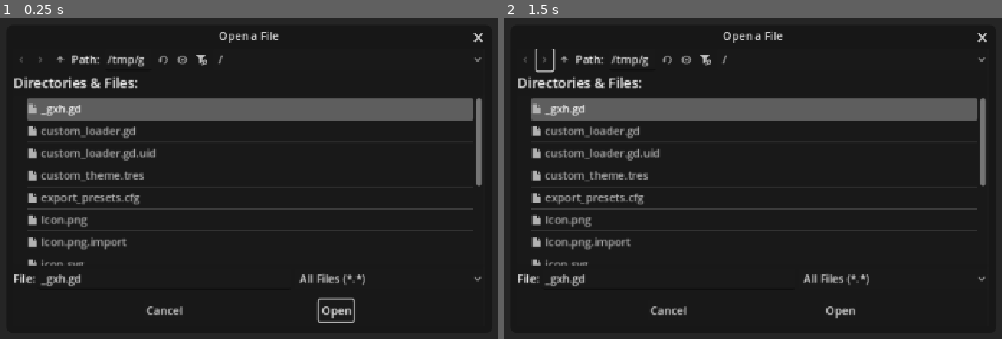
Above: before the commit, frames 1-2 (left to right).
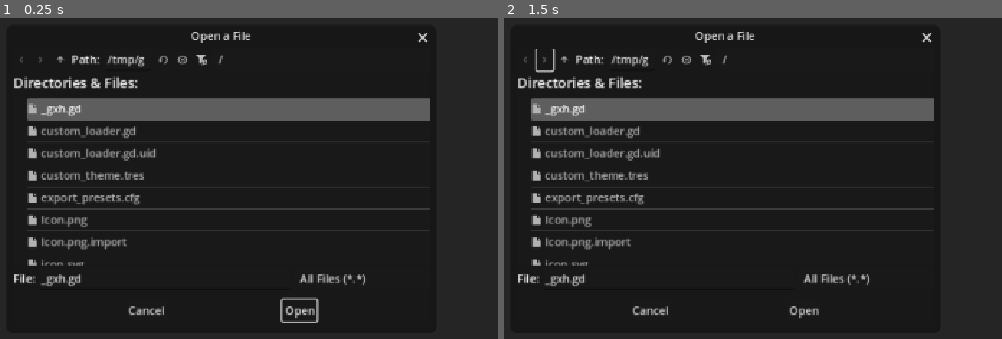
Above: after the commit, the same moments.

Repository: JulienToumieh/vizr
Game: Godot game, scene res://main.tscn
Two runs of this game, one before a commit and one after it. Both use one fixed random seed, a clock stepped at 60 frames per second and the inputs below.
Inputs (mouse positions are in pixels of both pictures, inside the frame that each line leads up to):
- Up to frame 1 (0.25 s): no input
- Up to frame 2 (1.5 s): click (543, 59) at 0.5 s; click (543, 59) at 1.25 s

The runs differ from the first frame. In frame 1, 2.1% of the frame differs, in the area x 25-97%, y 4-96%; in frame 2, 1.8%.

Commit message:
Crash Bug Fix: Selecting a Non-Image File Still Detects The Other Image Files in the Directory

Diff:
--- a/main.gd
+++ b/main.gd
@@ -116,7 +116,7 @@
 				temp_file = FileAccess.create_temp(FileAccess.WRITE, "temp_img", ".jpg", true)
 			else:
 				print("Unsupported image type for temporary file")
-				return
+
 
 			if temp_file:
 				temp_file.store_buffer(data)
@@ -128,13 +128,10 @@
 
 				if err != OK:
 					print("Failed to load image from temporary file")
-					return
 			else:
 				print("Failed to create temporary file")
-				return
 		else:
 			print("Failed to open original file for reading")
-			return
 
 	var texture = ImageTexture.create_from_image(img)
 	texture_rect.texture = texture
--- a/main.tscn
+++ b/main.tscn
@@ -17,6 +17,8 @@
 initial_position = 2
 size = Vector2i(600, 400)
 visible = true
+min_size = Vector2i(200, 100)
+max_size = Vector2i(600, 400)
 theme = ExtResource("2_0xm2m")
 ok_button_text = "Open"
 file_mode = 0
